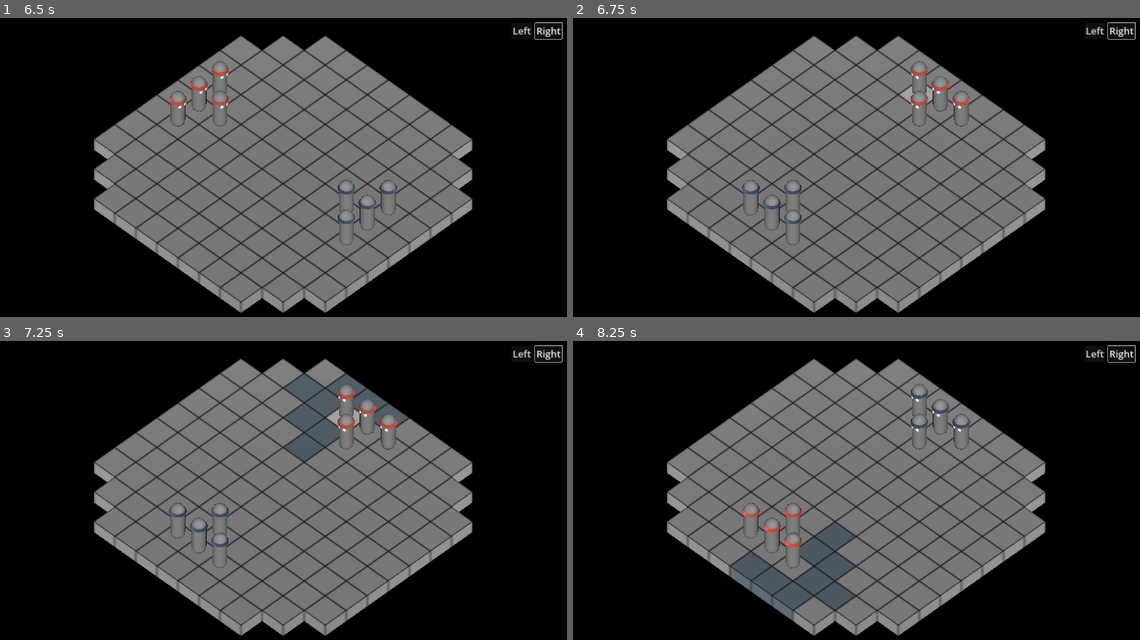
Above: before the commit, frames 1-4 (two rows, left to right).
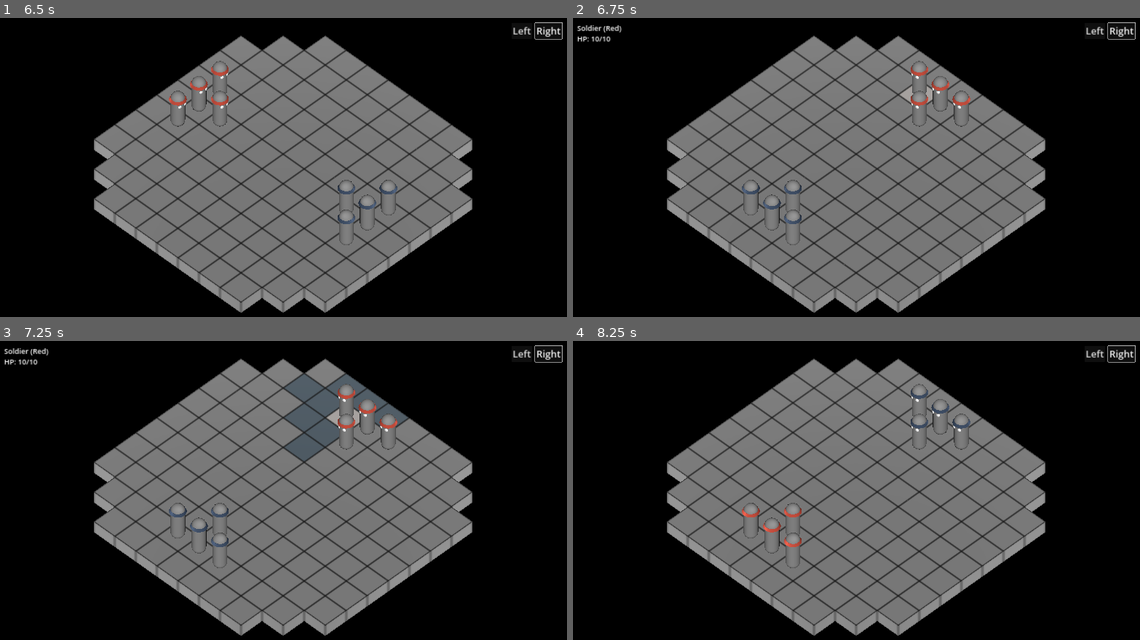
Above: after the commit, the same moments.

Repository: telmotrooper/meagre-tactics
Game: Godot game, scene res://main.tscn
Same seed, same stepped clock (60 frames per second), same inputs: the game is played once before the commit and once after it.
Inputs (mouse positions are in pixels of both pictures, inside the frame that each line leads up to):
- Up to frame 1 (6.5 s): click "Left" at 0.5 s; click "Right" at 1.25 s; click "Left" at 2 s; click "Right" at 2.75 s; click "Left" at 3.5 s; click "Right" at 4.25 s; tap Enter at 5 s; move the mouse to (413, 158) at 5.02 s; click (413, 158) at 5.17 s; tap Space at 5.75 s; move the mouse to (164, 191) at 5.77 s; click (164, 191) at 5.92 s
- Up to frame 2 (6.75 s): tap Enter at 6.5 s; move the mouse to (913, 101) at 6.52 s; click (913, 101) at 6.67 s
- Up to frame 3 (7.25 s): no input
- Up to frame 4 (8.25 s): tap Space at 7.25 s; move the mouse to (828, 562) at 7.27 s; click (828, 562) at 7.42 s; tap Enter at 8 s; move the mouse to (1032, 547) at 8.02 s; click (1032, 547) at 8.17 s

Frame 1 is identical in both runs. In frame 2, 0.2% of the frame differs, in the area x 0-9%, y 2-9%; in frame 3, 0.2%; in frame 4, 3.0%, in the area x 27-50%, y 60-94%.

Commit message:
implemented "unit overview" (#12)
* added node 'default model'

* display unit overview

* falling back overview to selected unit

* display unit color in overview

Diff:
--- a/autoload/game_state.gd
+++ b/autoload/game_state.gd
@@ -1,4 +1,9 @@
 extends Node
+
+@warning_ignore("unused_signal")
+signal unit_hovered
+@warning_ignore("unused_signal")
+signal not_hovering_any_unit
 
 var board: Board
 var selected_unit: Unit
--- a/main.tscn
+++ b/main.tscn
@@ -1,9 +1,10 @@
-[gd_scene load_steps=6 format=3 uid="uid://cm7b76vakvonu"]
+[gd_scene load_steps=7 format=3 uid="uid://cm7b76vakvonu"]
 
 [ext_resource type="PackedScene" uid="uid://c7ss0ckdihwsf" path="res://board.tscn" id="1_655q7"]
 [ext_resource type="PackedScene" uid="uid://bfr6ahl1msuvj" path="res://unit/unit.tscn" id="2_6erff"]
 [ext_resource type="Script" path="res://board.gd" id="2_w2gau"]
 [ext_resource type="Script" path="res://camera_pivot.gd" id="3_6mpia"]
+[ext_resource type="Script" path="res://ui.gd" id="5_a6jqn"]
 
 [sub_resource type="Environment" id="Environment_loftu"]
 background_mode = 1
@@ -17,33 +18,41 @@
 
 [node name="Unit" parent="Board/Team1" instance=ExtResource("2_6erff")]
 transform = Transform3D(-4.37114e-08, 0, 1, 0, 1, 0, -1, 0, -4.37114e-08, -4, 1, -1)
+current_hp = 10
 
 [node name="Unit2" parent="Board/Team1" instance=ExtResource("2_6erff")]
 transform = Transform3D(-4.37114e-08, 0, 1, 0, 1, 0, -1, 0, -4.37114e-08, -4, 1, 0)
+current_hp = 10
 
 [node name="Unit3" parent="Board/Team1" instance=ExtResource("2_6erff")]
 transform = Transform3D(-4.37114e-08, 0, 1, 0, 1, 0, -1, 0, -4.37114e-08, -3, 1, 0)
+current_hp = 10
 
 [node name="Unit4" parent="Board/Team1" instance=ExtResource("2_6erff")]
 transform = Transform3D(-4.37114e-08, 0, 1, 0, 1, 0, -1, 0, -4.37114e-08, -4, 1, 1)
+current_hp = 10
 
 [node name="Team2" type="Node" parent="Board"]
 
 [node name="Unit" parent="Board/Team2" instance=ExtResource("2_6erff")]
 transform = Transform3D(1.31134e-07, 0, -1, 0, 1, 0, 1, 0, 1.31134e-07, 4, 1, 1)
 color = "red"
+current_hp = 10
 
 [node name="Unit2" parent="Board/Team2" instance=ExtResource("2_6erff")]
 transform = Transform3D(1.31134e-07, 0, -1, 0, 1, 0, 1, 0, 1.31134e-07, 4, 1, -2.18557e-08)
 color = "red"
+current_hp = 10
 
 [node name="Unit3" parent="Board/Team2" instance=ExtResource("2_6erff")]
 transform = Transform3D(1.31134e-07, 0, -1, 0, 1, 0, 1, 0, 1.31134e-07, 3, 1, 6.55671e-08)
 color = "red"
+current_hp = 10
 
 [node name="Unit4" parent="Board/Team2" instance=ExtResource("2_6erff")]
 transform = Transform3D(1.31134e-07, 0, -1, 0, 1, 0, 1, 0, 1.31134e-07, 4, 1, -1)
 color = "red"
+current_hp = 10
 
 [node name="CameraPivot" type="Node3D" parent="."]
 script = ExtResource("3_6mpia")
@@ -59,7 +68,7 @@
 [node name="WorldEnvironment" type="WorldEnvironment" parent="."]
 environment = SubResource("Environment_loftu")
 
-[node name="Control" type="Control" parent="."]
+[node name="UI" type="Control" parent="."]
 layout_mode = 3
 anchors_preset = 15
 anchor_right = 1.0
@@ -67,8 +76,9 @@
 grow_horizontal = 2
 grow_vertical = 2
 mouse_filter = 2
+script = ExtResource("5_a6jqn")
 
-[node name="MarginContainer" type="MarginContainer" parent="Control"]
+[node name="MarginContainer" type="MarginContainer" parent="UI"]
 layout_mode = 1
 anchors_preset = 15
 anchor_right = 1.0
@@ -77,18 +87,26 @@
 grow_vertical = 2
 mouse_filter = 2
 
-[node name="HBoxContainer" type="HBoxContainer" parent="Control/MarginContainer"]
+[node name="HBoxContainer" type="HBoxContainer" parent="UI/MarginContainer"]
 layout_mode = 2
 size_flags_horizontal = 8
 size_flags_vertical = 0
 
-[node name="LeftButton" type="Button" parent="Control/MarginContainer/HBoxContainer"]
+[node name="LeftButton" type="Button" parent="UI/MarginContainer/HBoxContainer"]
 layout_mode = 2
 text = "Left"
 
-[node name="RightButton" type="Button" parent="Control/MarginContainer/HBoxContainer"]
+[node name="RightButton" type="Button" parent="UI/MarginContainer/HBoxContainer"]
 layout_mode = 2
 text = "Right"
 
-[connection signal="pressed" from="Control/MarginContainer/HBoxContainer/LeftButton" to="CameraPivot" method="rotate_camera" binds= [-90.0]]
-[connection signal="pressed" from="Control/MarginContainer/HBoxContainer/RightButton" to="CameraPivot" method="rotate_camera" binds= [90.0]]
+[node name="SelectedUnitOverview" type="RichTextLabel" parent="UI/MarginContainer"]
+unique_name_in_owner = true
+custom_minimum_size = Vector2(300, 100)
+layout_mode = 2
+size_flags_horizontal = 0
+size_flags_vertical = 0
+bbcode_enabled = true
+
+[connection signal="pressed" from="UI/MarginContainer/HBoxContainer/LeftButton" to="CameraPivot" method="rotate_camera" binds= [-90.0]]
+[connection signal="pressed" from="UI/MarginContainer/HBoxContainer/RightButton" to="CameraPivot" method="rotate_camera" binds= [90.0]]
--- a/theme.tres
+++ b/theme.tres
@@ -7,3 +7,8 @@
 MarginContainer/constants/margin_left = 40
 MarginContainer/constants/margin_right = 40
 MarginContainer/constants/margin_top = 40
+RichTextLabel/font_sizes/bold_font_size = 24
+RichTextLabel/font_sizes/bold_italics_font_size = 24
+RichTextLabel/font_sizes/italics_font_size = 24
+RichTextLabel/font_sizes/mono_font_size = 24
+RichTextLabel/font_sizes/normal_font_size = 24
--- a/tile/tile.gd
+++ b/tile/tile.gd
@@ -34,6 +34,9 @@
 func _on_area_3d_mouse_entered() -> void:
 	if has_unit() and state != State.WALKABLE:
 		set_state(State.HOVER)
+		GameState.unit_hovered.emit(get_unit())
+	else:
+		GameState.not_hovering_any_unit.emit()
 
 func _on_area_3d_mouse_exited() -> void:
 	if state != State.WALKABLE:
@@ -41,7 +44,7 @@
 
 func _on_area_3d_input_event(_camera: Node, event: InputEvent, _event_position: Vector3, _normal: Vector3, _shape_idx: int) -> void:
 	if is_left_mouse_click(event):
-		if has_unit(): # select unit
+		if has_unit(): # Select unit
 			GameState.selected_unit = get_unit()
 			get_tree().call_group("tiles", "reset_state")
 
@@ -65,6 +68,11 @@
 		elif state == State.WALKABLE:
 			GameState.selected_unit.walk_to(self)
 
+		else: # Clean up selection
+			GameState.selected_unit = null
+			GameState.not_hovering_any_unit.emit()
+			get_tree().call_group("tiles", "reset_state")
+
 func reset_state() -> void:
 	if state != State.HOVER:
 		set_state(State.REGULAR)
--- /dev/null
+++ b/ui.gd
@@ -0,0 +1,16 @@
+extends Control
+
+const text = "%s (%s)\nHP: %d/%d"
+
+func _ready() -> void:
+	GameState.unit_hovered.connect(update_unit_overview)
+	GameState.not_hovering_any_unit.connect(fallback_overview)
+
+func update_unit_overview(unit: Unit) -> void:
+	%SelectedUnitOverview.text = text % [unit.unit_type.unit_name, unit.color.capitalize(), unit.current_hp, unit.unit_type.max_hp]
+
+func fallback_overview() -> void:
+	if GameState.selected_unit:
+		update_unit_overview(GameState.selected_unit)
+	else:
+		%SelectedUnitOverview.text = ""
--- /dev/null
+++ b/unit/default_model.tscn
@@ -0,0 +1,25 @@
+[gd_scene load_steps=4 format=3 uid="uid://dxpsnxyb8fp00"]
+
+[sub_resource type="CapsuleMesh" id="CapsuleMesh_45inp"]
+radius = 0.25
+height = 1.5
+
+[sub_resource type="StandardMaterial3D" id="StandardMaterial3D_ji7b3"]
+
+[sub_resource type="SphereMesh" id="SphereMesh_g5081"]
+material = SubResource("StandardMaterial3D_ji7b3")
+radius = 0.075
+height = 0.15
+
+[node name="DefaultModel" type="MeshInstance3D"]
+mesh = SubResource("CapsuleMesh_45inp")
+
+[node name="RightEye" type="MeshInstance3D" parent="."]
+transform = Transform3D(0.971, 0, 0, 0, 0.971, 0, 0, 0, 0.7, -0.1, 0.3, 0.2)
+mesh = SubResource("SphereMesh_g5081")
+skeleton = NodePath("../..")
+
+[node name="LeftEye" type="MeshInstance3D" parent="."]
+transform = Transform3D(1.00108, 0, 0, 0, 1.00108, 0, 0, 0, 0.700759, 0.1, 0.3, 0.2)
+mesh = SubResource("SphereMesh_g5081")
+skeleton = NodePath("../..")
--- a/unit/unit.gd
+++ b/unit/unit.gd
@@ -4,12 +4,15 @@
 
 @export var color := "blue"
 @export var unit_type: UnitType
+@export var current_hp := 0
 
 @export_group("Materials")
 @export var blue_material: Material
 @export var red_material: Material
 
 func _ready() -> void:
+	current_hp = unit_type.max_hp
+
 	if color == "blue":
 		$Headband.set_surface_override_material(0, blue_material)
 	elif color == "red":
@@ -26,3 +29,4 @@
 	tween.tween_property(self, "global_position", target_position, 0.5)
 
 	tween.tween_callback(GameState.board.set_state.bind(Board.State.IDLE))
+	tween.tween_callback(func(): GameState.selected_unit = null)
--- a/unit/unit.tscn
+++ b/unit/unit.tscn
@@ -1,24 +1,14 @@
-[gd_scene load_steps=10 format=3 uid="uid://bfr6ahl1msuvj"]
+[gd_scene load_steps=8 format=3 uid="uid://bfr6ahl1msuvj"]
 
 [ext_resource type="Script" path="res://unit/unit.gd" id="1_yopb6"]
 [ext_resource type="Material" uid="uid://bmo1xfx2vluua" path="res://unit/materials/red_material.tres" id="2_52lg3"]
 [ext_resource type="Material" uid="uid://buqakypy8cde" path="res://unit/materials/blue_material.tres" id="2_ov4dn"]
 [ext_resource type="Resource" uid="uid://dmwu4m4o2fwkm" path="res://unit/soldier.tres" id="2_sde36"]
-
-[sub_resource type="CapsuleMesh" id="CapsuleMesh_45inp"]
-radius = 0.25
-height = 1.5
+[ext_resource type="PackedScene" uid="uid://dxpsnxyb8fp00" path="res://unit/default_model.tscn" id="5_xcfkg"]
 
 [sub_resource type="CapsuleShape3D" id="CapsuleShape3D_qi4j4"]
 radius = 0.25
 height = 1.5
-
-[sub_resource type="StandardMaterial3D" id="StandardMaterial3D_ji7b3"]
-
-[sub_resource type="SphereMesh" id="SphereMesh_g5081"]
-material = SubResource("StandardMaterial3D_ji7b3")
-radius = 0.075
-height = 0.15
 
 [sub_resource type="CylinderMesh" id="CylinderMesh_2ifsu"]
 material = ExtResource("2_ov4dn")
@@ -32,22 +22,14 @@
 input_ray_pickable = false
 script = ExtResource("1_yopb6")
 unit_type = ExtResource("2_sde36")
+current_hp = null
 blue_material = ExtResource("2_ov4dn")
 red_material = ExtResource("2_52lg3")
 
-[node name="MeshInstance3D" type="MeshInstance3D" parent="."]
-mesh = SubResource("CapsuleMesh_45inp")
+[node name="DefaultModel" parent="." instance=ExtResource("5_xcfkg")]
 
 [node name="CollisionShape3D" type="CollisionShape3D" parent="."]
 shape = SubResource("CapsuleShape3D_qi4j4")
-
-[node name="RightEye" type="MeshInstance3D" parent="."]
-transform = Transform3D(0.971, 0, 0, 0, 0.971, 0, 0, 0, 0.7, -0.1, 0.3, 0.2)
-mesh = SubResource("SphereMesh_g5081")
-
-[node name="LeftEye" type="MeshInstance3D" parent="."]
-transform = Transform3D(1.00108, 0, 0, 0, 1.00108, 0, 0, 0, 0.700759, 0.1, 0.3, 0.2)
-mesh = SubResource("SphereMesh_g5081")
 
 [node name="Headband" type="MeshInstance3D" parent="."]
 transform = Transform3D(1, 0, 0, 0, 1, 0, 0, 0, 1, 0, 0.5, 0)
--- a/unit/unit_type.gd
+++ b/unit/unit_type.gd
@@ -4,5 +4,6 @@
 enum MovementType { NEIGHBORING_TILES }
 
 @export var unit_name := "Unit Name"
+@export var max_hp := 10
 @export var movement_type := MovementType.NEIGHBORING_TILES
 @export var movement_range := 1
